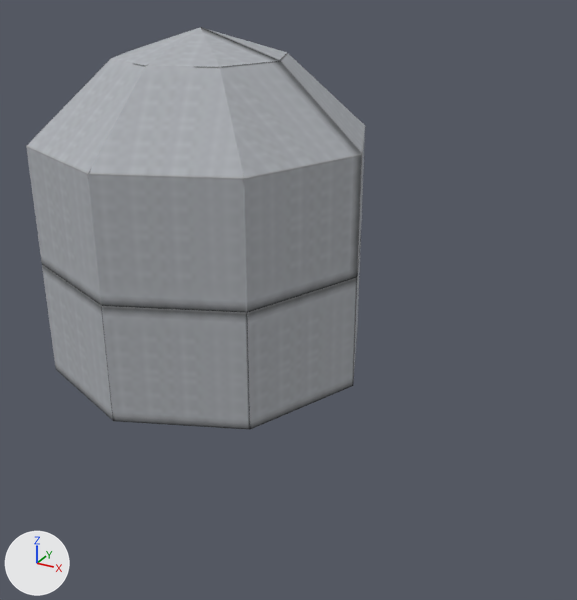
Renders of the Blender file advRocketry/src/main/resources/assets/adv_rocketry/models/block/obj/Observatory.blend from each side of a commit.
Both versions are drawn from a camera (50 mm lens) standing at (6.7, -9.65, 5.99) and looking at (1.67, -0.51, 1.42). The lights are fixed; the arrows at lower left show +X, +Y and +Z. The picture after the commit comes second.

The first picture shows 'Base', 'CasingXMinus', 'CasingXPlus'.
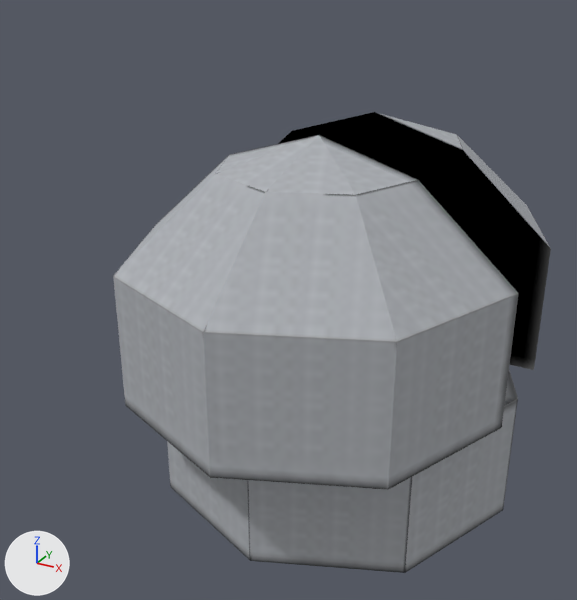
Edits to the scene script, one JSON object a line:
```json
{"op": "set", "path": "ob_base.location", "old": "(0.0, 0.0, 0.0)", "new": "(2.5, -0.5, -1.0)"}
{"op": "set", "path": "ob_casingxminus.location", "old": "(0.0, 0.0, 0.0)", "new": "(2.5, 0.36, -1.0)"}
{"op": "set", "path": "ob_casingxplus.location", "old": "(0.0, 0.0, 0.0)", "new": "(2.5, -1.27, -1.0)"}
```

Where the change shows, as pixel boxes [x1, y1, x2, y2] in the pictures (577 x 600 px):
```json
{"object": "CasingXPlus", "change": "moved", "before": [26, 27, 362, 313], "after": [113, 135, 518, 490]}
{"object": "Base", "change": "moved", "before": [42, 240, 361, 430], "after": [167, 370, 518, 573]}
{"object": "CasingXMinus", "change": "moved", "before": [201, 27, 365, 275], "after": [278, 112, 551, 370]}
```
